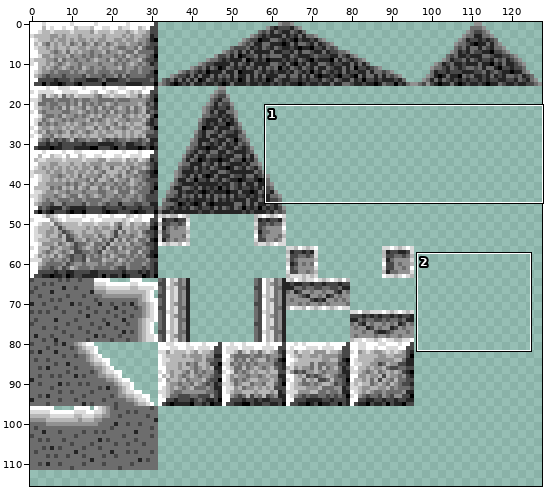
Two states of a sprite sheet, underground.png. The first picture is a wide view before the edit; the outline marks the close-up.
Close-up. First the earlier version:
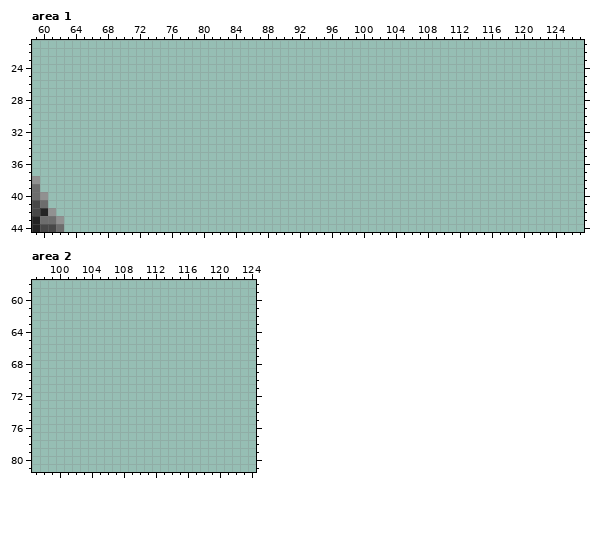
The file is 128x128 pixels. Shown: area 1: x 59..127, y 21..44; area 2: x 97..124, y 58..81. The wide view leaves out empty margins.
Once edited:
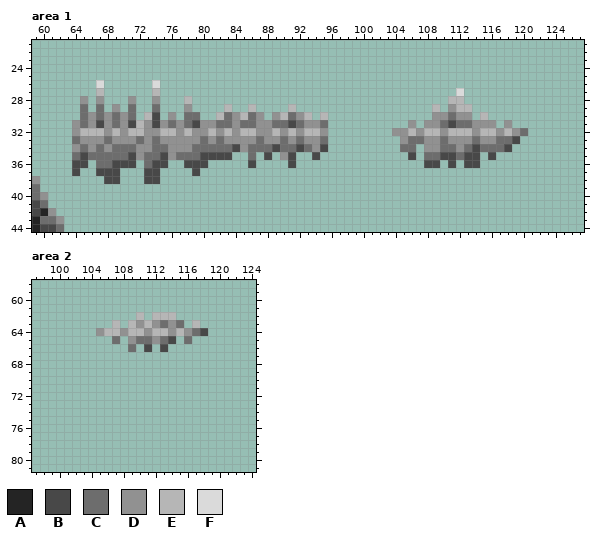
Palette (. is transparent): A #242424  B #484848  C #6d6d6d  D #919191  E #b6b6b6  F #dadada
From old to new:
Area 1:
Colour B now appears in row 30 at x 74; in row 31 at x 67, 71, 74, 79, 91 and 111; in row 33 at x 119; in row 34 at x 84, 89, 92, 95, 114 and 118; in row 35 at x 65, 71, 75, 80 to 83, 88, 91, 94, 106, 110 to 111, 113 to 114 and 116; in row 36 at x 64 to 65, 69 to 71, 74 to 75, 78 to 80, 86, 91, 108 to 109, 111 and 113 to 114.
Colour B now appears in row 37 at x 64, 67 to 69, 73 to 74 and 79; in row 38 at x 68 to 69 and 73 to 74.
Colour C now appears in row 29 at x 65, 67, 71 and 74; in row 30 at x 65, 67, 69, 71, 78 to 79, 83, 86, 91 and 111; in row 31 at x 65, 69, 76, 78, 82 to 83, 85 to 86, 89 to 90, 92, 95, 110 and 112 to 113; in row 32 at x 120; in row 33 at x 64, 68, 72, 74, 80, 82, 87, 90, 92, 95, 106 to 107, 110, 114 and 117 to 118; in row 34 at x 65, 67, 69 to 71, 74 to 75, 79 to 83, 86 to 88, 90 to 91, 93, 105 to 106, 110 to 111, 113 and 115 to 117.
Colour C now appears in row 35 at x 64, 66 to 70, 73 to 74, 77 to 79, 86, 108 to 109 and 112; in row 36 at x 67 to 68 and 73.
Colour D now appears in row 28 at x 65, 67, 71 and 74; in row 29 at x 69, 78 and 111; in row 30 at x 66, 68, 70, 76, 84, 87, 89, 92, 109 to 110 and 112 to 113; in row 31 at x 64, 66, 68, 70, 73, 75, 77, 80 to 81, 84, 87 to 88, 93 to 94, 106, 108 to 109, 114 to 116 and 118; in row 32 at x 64, 68, 70, 73 to 74, 77, 79 to 80, 82, 84, 87 to 88, 90, 92, 95, 104 to 105, 107, 110, 114, 117 and 119; in row 33 at x 65 to 67, 69 to 71, 73, 75 to 79, 81, 83 to 86, 88 to 89, 91, 93 to 94, 105, 108 to 109, 111 to 113 and 115 to 116.
Colour D now appears in row 34 at x 64, 66, 68, 72 to 73, 76 to 78, 85, 94, 108 to 109 and 112; in row 35 at x 72, 76 and 90.
Colour E now appears in row 27 at x 67 and 74; in row 28 at x 78 and 111 to 112; in row 29 at x 83, 86, 91, 109 and 112 to 113; in row 30 at x 73, 82, 85, 90, 93, 95 and 115; in row 31 at x 72; in row 32 at x 65 to 67, 69, 71 to 72, 75 to 76, 78, 81, 83, 85 to 86, 89, 91, 93 to 94, 106, 108 to 109, 111 to 113, 115 to 116 and 118.
Colour F now appears in row 26 at x 67 and 74; in row 27 at x 112.
Area 2:
Colour B now appears in row 64 at x 118; in row 65 at x 114; in row 66 at x 111 and 113.
Colour C now appears in row 63 at x 113 and 115; in row 64 at x 117; in row 65 at x 107, 110 to 111, 113 and 116; in row 66 at x 109.
Colour D now appears in row 63 at x 110, 112 and 114; in row 64 at x 105, 108, 111, 114 and 116; in row 65 at x 109 and 112.
Colour E now appears in row 62 at x 110 and 112 to 114; in row 63 at x 107, 109, 111 and 117; in row 64 at x 106 to 107, 109 to 110, 112 to 113 and 115.
Changed places in both close-ups, as pixel boxes (x1, y1, x2, y2):
added: (72, 80, 328, 184)
added: (392, 88, 528, 168)
added: (96, 312, 208, 352)
